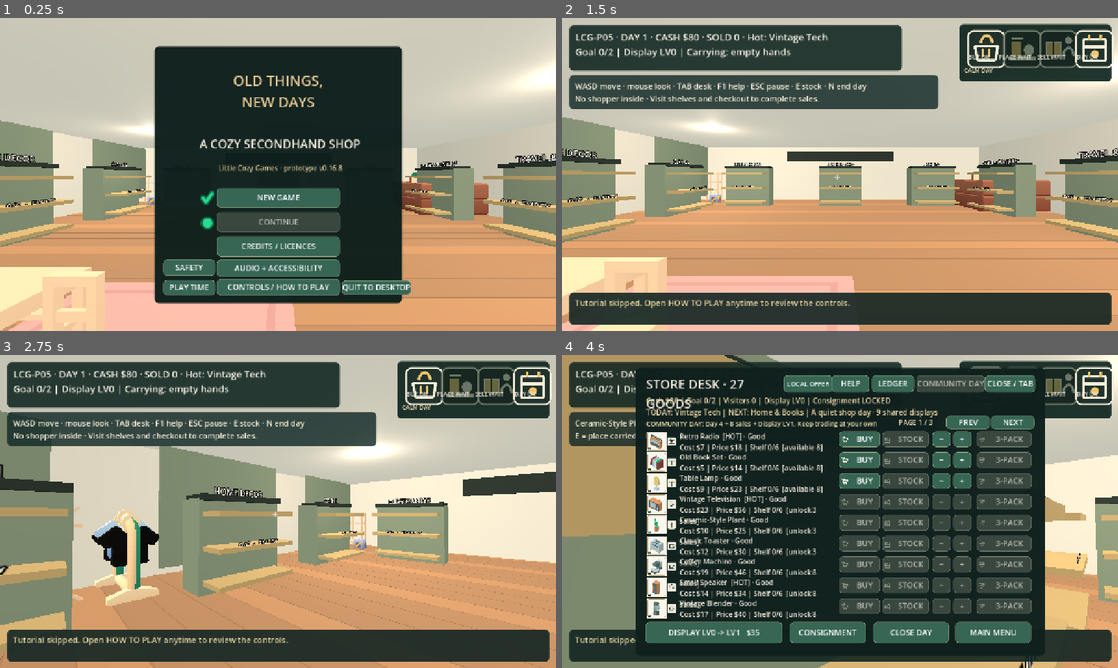
Above: before the commit, frames 1-4 (two rows, left to right).
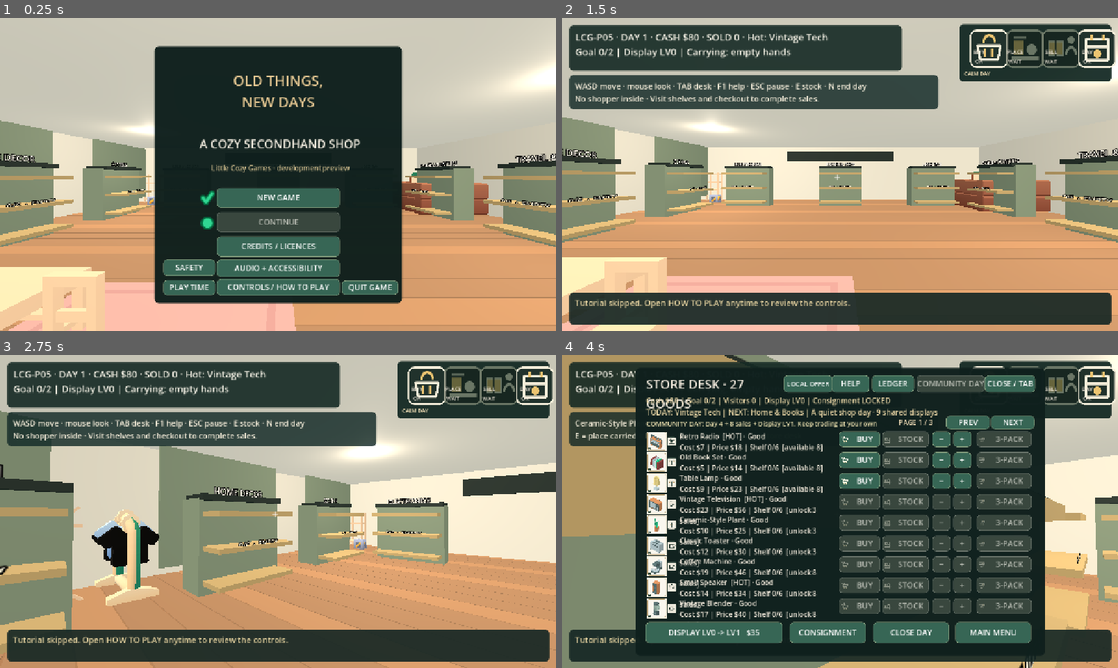
Above: after the commit, the same moments.

Repository: linyingxuan78-glitch/LCG-P05-Old-Things-New-Days
Game: Godot game, scene res://main.tscn
Same seed, same stepped clock (60 frames per second), same inputs: the game is played once before the commit and once after it.
Inputs (mouse positions are in pixels of both pictures, inside the frame that each line leads up to):
- Up to frame 1 (0.25 s): no input
- Up to frame 2 (1.5 s): click "NEW GAME" at 0.5 s; click "SKIP / REPLAY IN HELP" at 1.25 s
- Up to frame 3 (2.75 s): tap Enter at 2, 2.1 s; move the mouse to (305, 511) at 2.02 s; hold W from 2.03 s (still down); click (305, 511) at 2.17 s; tap Space at 2.27 s
- Up to frame 4 (4 s): keep holding W; move the mouse to (812, 511) at 2.77 s; tap Keypad Enter at 2.85 s; tap Space at 3.02 s; move the mouse to (851, 505) at 3.52 s; tap Tab at 3.6 s

The runs differ from the first frame. In frame 1, 0.5% of the frame differs, in the area x 38-74%, y 46-89%; in frame 2, 1.7%; in frame 3, 1.7%, in the area x 72-100%, y 3-19%; in frame 4, 0.8%.

Commit message:
fix(ui): prevent pictogram caption overlaps and title quit button overflow

Diff:
--- a/scripts/shop.gd
+++ b/scripts/shop.gd
@@ -1120,18 +1120,20 @@
     for icon_id in range(4):
         var image := TextureRect.new()
         image.texture = load("res://assets/ui_guides/guide_%d.png" % icon_id)
-        image.position = Vector2(14 + icon_id * 83, 9)
-        image.size = Vector2(54, 54)
+        image.position = Vector2(20 + icon_id * 83, 8)
+        image.size = Vector2(42, 42)
         image.expand_mode = TextureRect.EXPAND_IGNORE_SIZE
         image.stretch_mode = TextureRect.STRETCH_KEEP_ASPECT_CENTERED
         image.mouse_filter = Control.MOUSE_FILTER_IGNORE
         pictogram_panel.add_child(image)
         pictogram_icons.append(image)
-        var caption := _text(pictogram_panel, Vector2(8 + icon_id * 83, 65), Vector2(75, 25), 13, Color("f5ecde"))
+        var caption := _text(pictogram_panel, Vector2(8 + icon_id * 83, 54), Vector2(75, 35), 12, Color("f5ecde"))
         caption.horizontal_alignment = HORIZONTAL_ALIGNMENT_CENTER
-        caption.text = ["BUY", "PLACE", "SELL", "DAY"][icon_id]
+        caption.vertical_alignment = VERTICAL_ALIGNMENT_CENTER
+        # Two-line captions stay within each 83px cell at both 720p and 1080p.
+        caption.text = ["BUY\nOK", "PLACE\nWAIT", "SELL\nWAIT", "DAY\nOK"][icon_id]
         pictogram_labels.append(caption)
-    pictogram_event = _text(pictogram_panel, Vector2(11, 96), Vector2(328, 27), 13, Color("f6e3ba"))
+    pictogram_event = _text(pictogram_panel, Vector2(11, 104), Vector2(328, 22), 12, Color("f6e3ba"))
     pictogram_event.text = "QUIET SHOP DAY"
 
 func _refresh_picture_guides() -> void:
@@ -1146,7 +1148,7 @@
         # Ready/WAIT words accompany icon opacity; no gameplay cue relies on
         # green-versus-red or a color-only change.
         var action: String = ["BUY", "PLACE", "SELL", "DAY"][index]
-        pictogram_labels[index].text = action + (" OK" if enabled[index] else " WAIT")
+        pictogram_labels[index].text = action + ("\nOK" if enabled[index] else "\nWAIT")
     var small_labels: Dictionary = {"none":"CALM DAY", "rain":"RAIN · SLOWER VISITS", "delivery_delay":"DELIVERY LATE", "neighbour_tip":"LOCAL RECOMMENDATION", "donation_day":"DONATIONS TODAY"}
     pictogram_event.text = str(small_labels.get(day_event_id, "CALM DAY"))
 
@@ -1252,7 +1254,7 @@
     headline.text = "A COZY SECONDHAND SHOP"
     var subtitle := _text(title_ui, Vector2(80, 268), Vector2(420, 32), 16, Color("d1be8e"))
     subtitle.horizontal_alignment = HORIZONTAL_ALIGNMENT_CENTER
-    subtitle.text = "Little Cozy Games · prototype v0.16.8"
+    subtitle.text = "Little Cozy Games · development preview"
     var start_icon := TextureRect.new()
     start_icon.texture = load("res://assets/selected_v015/ui/icon_checkmark.png")
     start_icon.position = Vector2(105, 331)
@@ -1274,7 +1276,8 @@
     _button(title_ui, "PLAY TIME", Vector2(20, 537), Vector2(120, 35), _open_healthy_play)
     var safety_entry: Button = _button(title_ui, "SAFETY", Vector2(20, 490), Vector2(120, 37), _open_privacy_safety)
     safety_entry.tooltip_text = "Privacy, family safety and local save controls"
-    _button(title_ui, "QUIT TO DESKTOP", Vector2(431, 538), Vector2(130, 33), _quit_desktop)
+    var exit_button: Button = _button(title_ui, "QUIT GAME", Vector2(431, 538), Vector2(130, 33), _quit_desktop)
+    exit_button.tooltip_text = "Save and quit to desktop"
 
 func _create_desk_ui(parent: Node) -> void:
     desk_ui = _panel(parent, Vector2(168, 28), Vector2(942, 662), Color(0.06,0.125,0.115,0.98))
